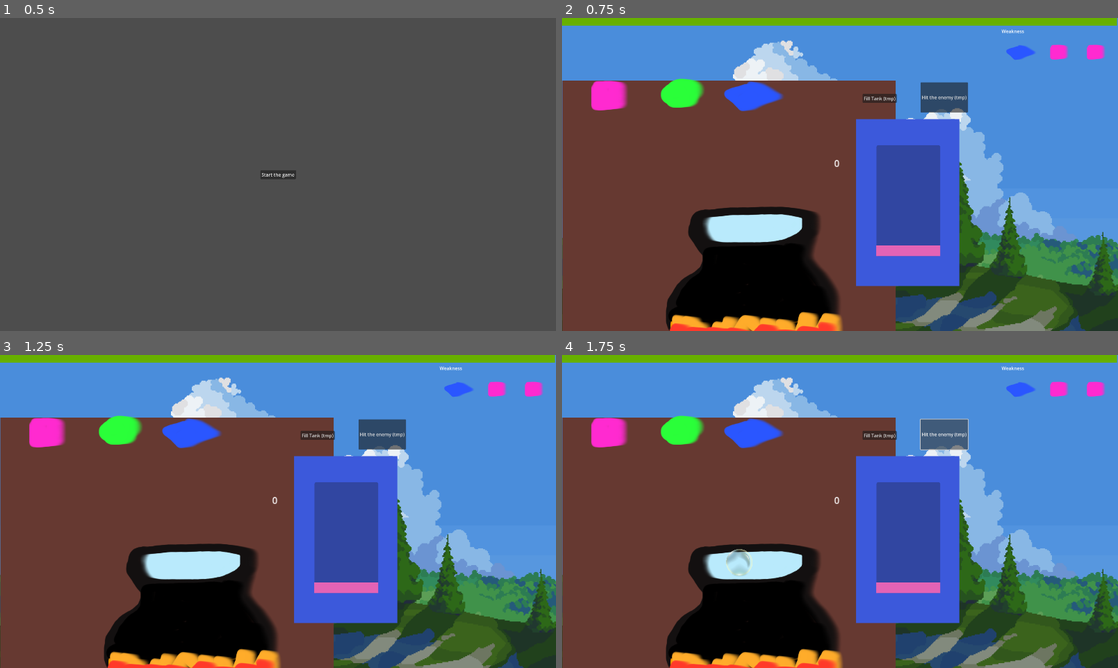
Above: before the commit, frames 1-4 (two rows, left to right).
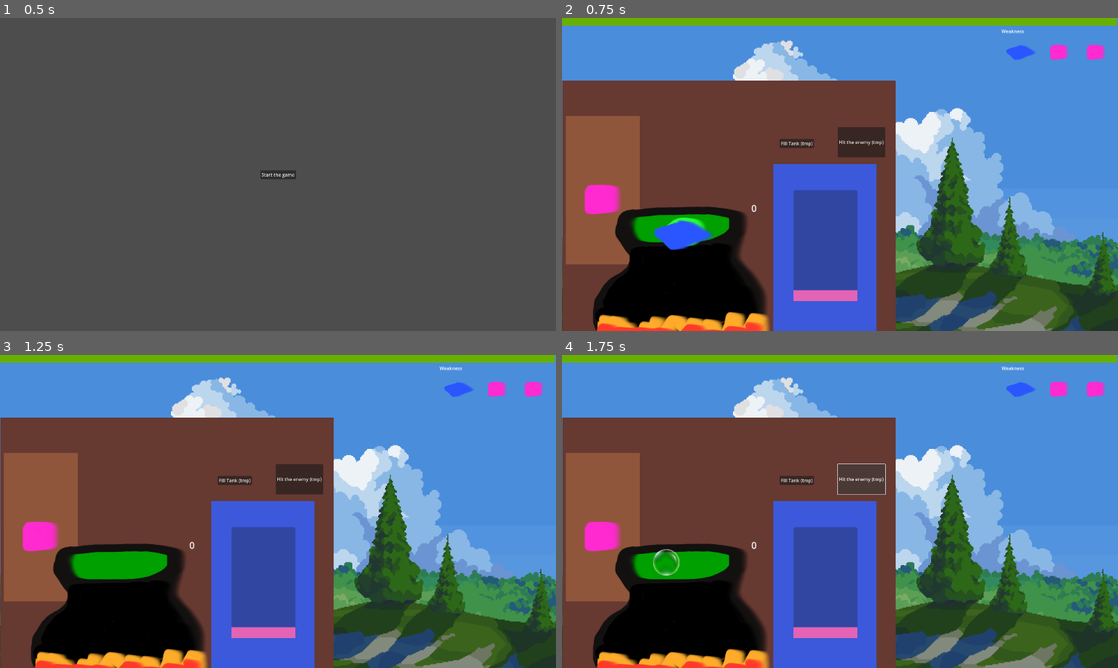
Above: after the commit, the same moments.

Repository: jackfruitgames/ahirutochi
Game: Godot game, scene res://scenes/MainMenu/main_menu.tscn
Same seed, same stepped clock (60 frames per second), same inputs: the game is played once before the commit and once after it.
Inputs:
- Up to frame 1 (0.5 s): no input
- Up to frame 2 (0.75 s): click "Start the game" at 0.5 s
- Up to frame 3 (1.25 s): no input
- Up to frame 4 (1.75 s): click "Hit the enemy (tmp)" at 1.25 s

Frame 1 is identical in both runs. In frame 2, 34% of the frame differs, in the area x 0-73%, y 19-100%; in frame 3, 34%; in frame 4, 35%, in the area x 0-74%, y 19-100%.

Commit message:
Some placement

Diff:
--- a/scenes/Game/game.tscn
+++ b/scenes/Game/game.tscn
@@ -20,14 +20,13 @@
 [node name="House" parent="." instance=ExtResource("3_r0or4")]
 
 [node name="Shelf" parent="." instance=ExtResource("3_mm6c3")]
-position = Vector2(164, 236)
+position = Vector2(141, 594)
 
 [node name="Pot" parent="." instance=ExtResource("6_22nnk")]
-self_modulate = Color(1, 0.635294, 1, 1)
-position = Vector2(672, 726)
+position = Vector2(420, 726)
 
 [node name="SodaDream" parent="." instance=ExtResource("6_aey6b")]
-position = Vector2(1190, 614)
+position = Vector2(904, 769)
 
 [node name="Recipe" parent="." instance=ExtResource("8_lxuc3")]
 position = Vector2(1518, 34)
@@ -42,7 +41,7 @@
 autostart = true
 
 [node name="SpawnPoint" type="Node2D" parent="Enemies"]
-position = Vector2(1739, 899)
+position = Vector2(1457, 914)
 
 [connection signal="bubble_exploded" from="Pot" to="." method="_on_pot_bubble_exploded"]
 [connection signal="shot_fired" from="SodaDream" to="." method="_on_soda_dream_shot_fired"]
--- a/scenes/Shelf/shelf.tscn
+++ b/scenes/Shelf/shelf.tscn
@@ -1,6 +1,10 @@
-[gd_scene load_steps=2 format=3 uid="uid://cmmuyxt7g6h5n"]
+[gd_scene load_steps=3 format=3 uid="uid://cmmuyxt7g6h5n"]
 
 [ext_resource type="Script" path="res://scenes/Shelf/shelf.gd" id="1_77xpn"]
+[ext_resource type="Texture2D" uid="uid://dx8r4vrpby0mh" path="res://assets/img/shelf/shelf.png" id="2_otnho"]
 
 [node name="Shelf" type="Node2D"]
 script = ExtResource("1_77xpn")
+
+[node name="Sprite2D" type="Sprite2D" parent="."]
+texture = ExtResource("2_otnho")
